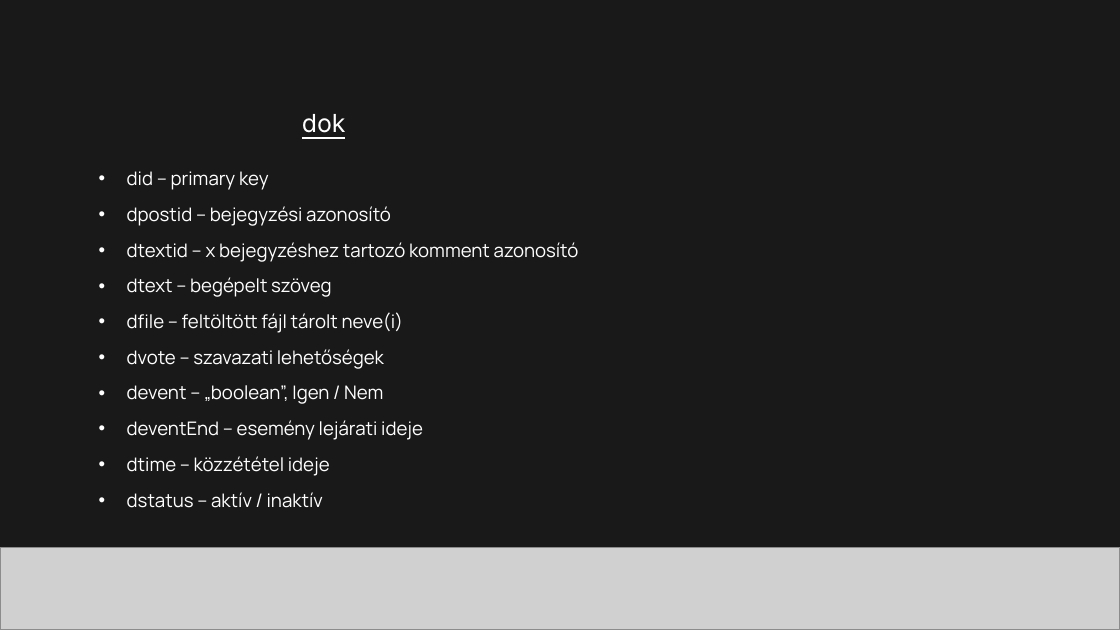
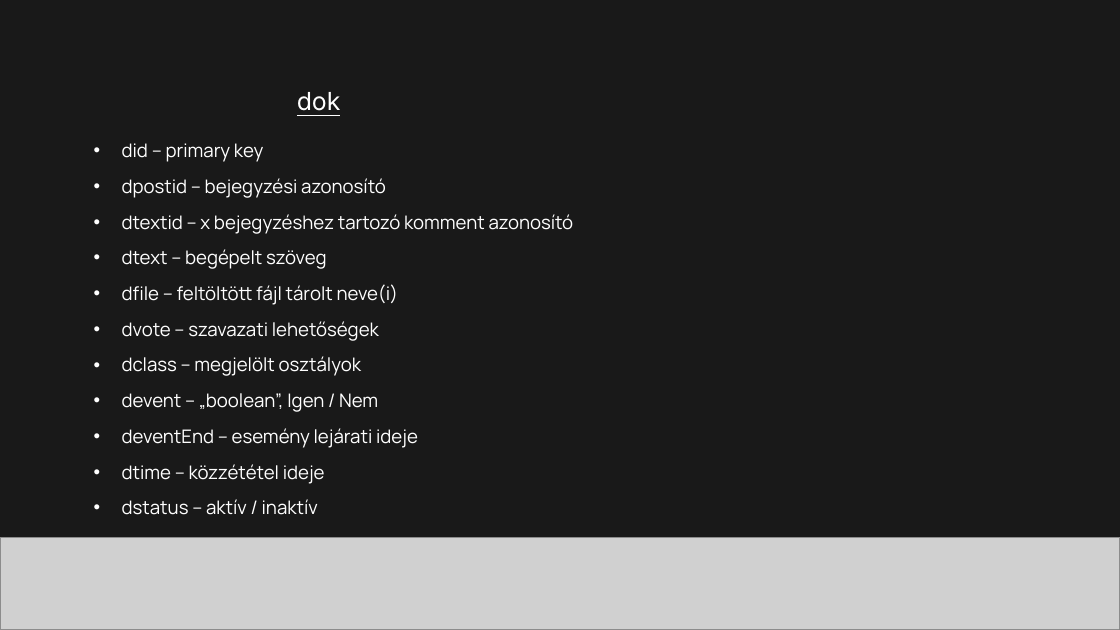
Before and after one commit to Dominik488/ViszgaRemek, a slide deck: slide 28 of documentation 2.pptx. Drawn at 1120x630 pixels with LibreOffice and Linux fonts; fonts in the diff are those of the drawing; grey boxes stand for pictures; background and template pictures are left out. Boxes give left, top, right and bottom in pixels: in the first picture for what was removed or moved away, otherwise in the second. Text is boxed around its words. In the diff, an @@ line names an element or a change of style, - is before the commit and + after.

```diff
--- a/documentation 2.pptx
+++ b/documentation 2.pptx
@@ title "dok" rewrapped from (302, 114, 346, 138) to (297, 92, 341, 111) @@
@@ subtitle "did – primary key": place and size @@
-subtitle "did – primary key" at (127, 171, 579, 508)
+subtitle "did – primary key" at (122, 143, 574, 515)
@@ subtitle at (122, 356, 362, 376): paragraph added @@
+• dclass – megjelölt osztályok
@@ picture: place and size @@
-picture at (0, 548, 1120, 630)
+picture at (0, 538, 1120, 629)
```
Also in this commit, not shown: 3 other slides changed, 1 slide removed.
